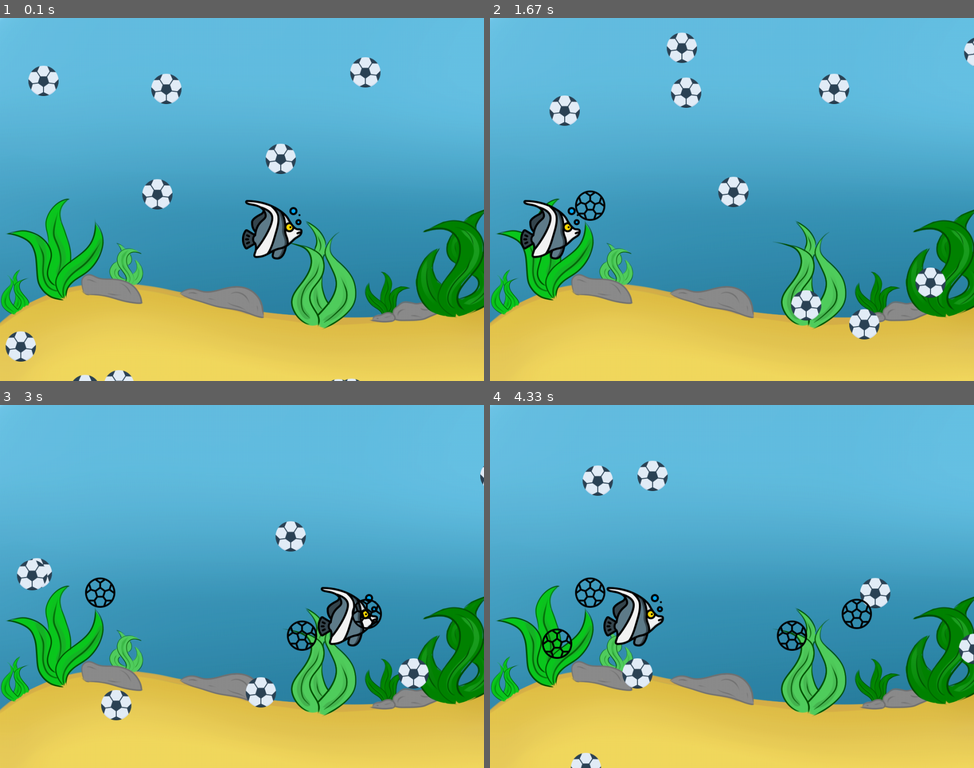
Above: before the commit, frames 1-4 (two rows, left to right).
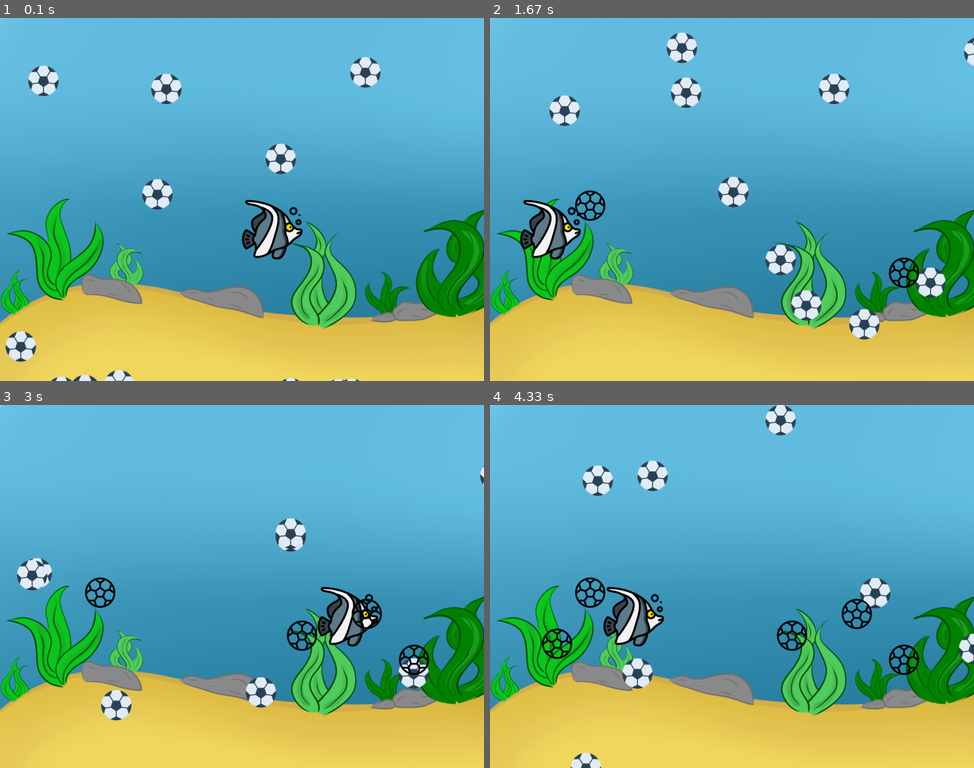
Above: after the commit, the same moments.

Repository: HarelKahani/T-Talk
Game: pygame game, started from fish_game_demo/fish_demo.py
The game is run twice, just before and just after one commit, with the same random seed, the same clock (stepped at 60 frames per second) and the same inputs.
Inputs:
- Up to frame 1 (0.1 s): no input
- Up to frame 2 (1.67 s): hold Right 0.33-0.8 s; hold Right 0.88-1.35 s; hold Right from 1.38 s (still down); tap Up at 1.45 s; tap Left at 1.53 s
- Up to frame 3 (3 s): tap Up at 1.75, 2.12, 2.42, 2.62, 2.92 s; release Right at 2.02 s; hold Right 2.05-2.52 s; hold Right from 2.55 s (still down); tap Down at 2.7 s
- Up to frame 4 (4.33 s): release Right at 3.02 s; hold Right 3.05-3.68 s; tap Up at 3.12, 3.42, 3.78, 4.08, 4.28 s; tap Left at 3.2 s; hold Right 3.72-4.18 s; hold Right from 4.22 s (still down)

The runs differ from the first frame. In frame 1, less than 0.1% of the frame differs, in the area x 10-62%, y 98-100%; in frame 2, 0.7%; in frame 3, 0.4%; in frame 4, 0.7%, in the area x 56-89%, y 0-75%.

Commit message:
changed number of balls to 12 and addede stam

Diff:
--- a/fish_game_demo/fish_demo.py
+++ b/fish_game_demo/fish_demo.py
@@ -13,7 +13,10 @@
 moveSprite(fish, fish_x, fish_y)
 moved = False
 balls = []
-for i in range(10):
+
+stam = "stam"
+
+for i in range(12):
     ball = {}
     ball["sprite"] = makeSprite("game_imgs/football-ball.png")
     ball["sprite"].addImage("game_imgs/soccer-ball.png")
